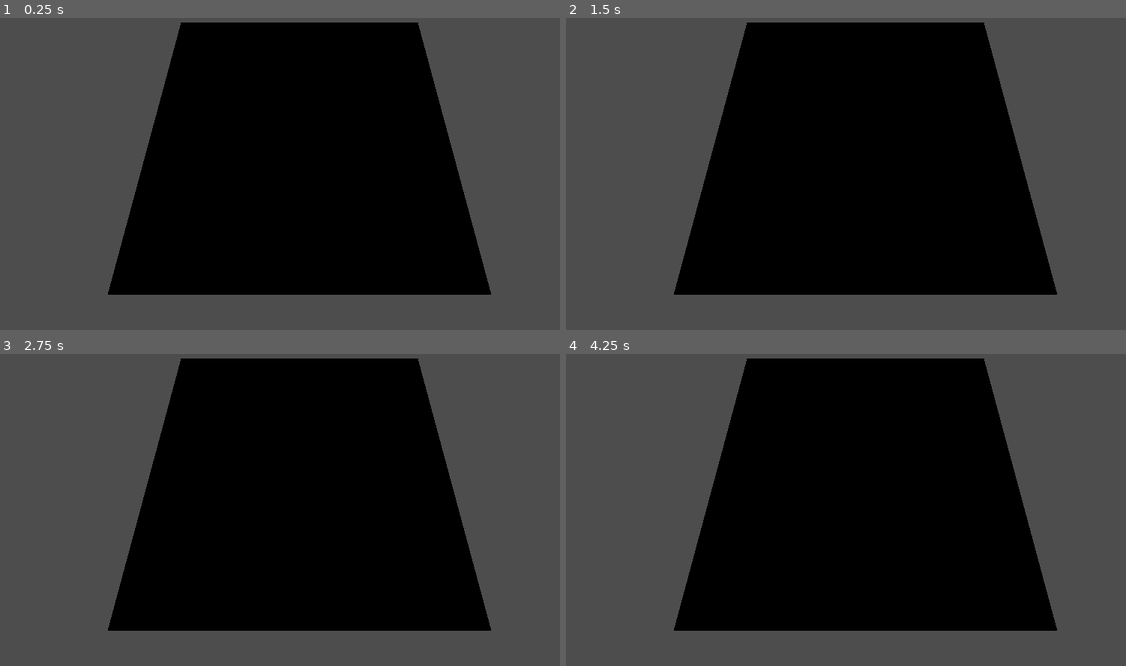
Above: before the commit, frames 1-4 (two rows, left to right).
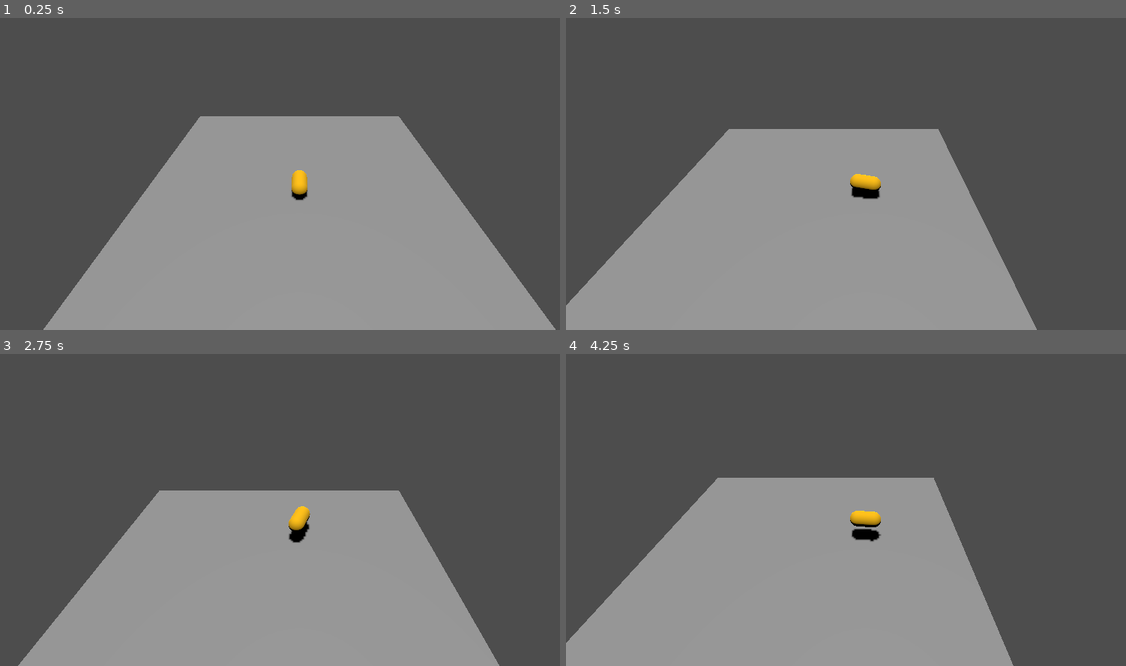
Above: after the commit, the same moments.

Repository: btoosey/LXD-Jam-24
Game: Godot game, scene res://scenes/environment.tscn
Same seed, same stepped clock (60 frames per second), same inputs: the game is played once before the commit and once after it. Before the commit the project has no main scene; this scene is started directly in both runs.
Inputs (mouse positions are in pixels of both pictures, inside the frame that each line leads up to):
- Up to frame 1 (0.25 s): no input
- Up to frame 2 (1.5 s): tap Enter at 0.5 s; move the mouse to (997, 145) at 0.52 s; press the mouse at (997, 145) at 0.53 s; move the mouse to (745, 177) at 1.27 s; release the mouse at (745, 177) at 1.28 s; click (745, 177) at 1.35 s
- Up to frame 3 (2.75 s): move the mouse to (358, 422) at 2.02 s; press the mouse at (358, 422) at 2.03 s
- Up to frame 4 (4.25 s): move the mouse to (834, 566) at 2.77 s; release the mouse at (834, 566) at 2.78 s; click (834, 566) at 2.85 s; move the mouse to (1047, 547) at 3.52 s; press the mouse at (1047, 547) at 3.53 s

The runs differ from the first frame. In frame 1, 60% of the frame differs, in the area x 7-100%, y 1-100%; in frame 2, 62%, in the area x 0-88%, y 1-100%; in frame 3, 59%; in frame 4, 61%.

Commit message:
ADD: Basic fish movement

Diff:
--- a/project.godot
+++ b/project.godot
@@ -11,8 +11,17 @@
 [application]
 
 config/name="Lxd-jam-24"
+run/main_scene="res://scenes/environment.tscn"
 config/features=PackedStringArray("4.2", "GL Compatibility")
 config/icon="res://icon.svg"
+
+[input]
+
+mouse_left={
+"deadzone": 0.5,
+"events": [Object(InputEventMouseButton,"resource_local_to_scene":false,"resource_name":"","device":-1,"window_id":0,"alt_pressed":false,"shift_pressed":false,"ctrl_pressed":false,"meta_pressed":false,"button_mask":1,"position":Vector2(157, 20),"global_position":Vector2(161, 61),"factor":1.0,"button_index":1,"canceled":false,"pressed":true,"double_click":false,"script":null)
+]
+}
 
 [rendering]
 
--- /dev/null
+++ b/scenes/camera_3d.gd
@@ -0,0 +1,8 @@
+extends Camera3D
+@onready var player = $"../Player"
+
+func _ready():
+	pass
+
+func _process(delta):
+	position = player.position + Vector3(0,10,10)
--- a/scenes/environment.tscn
+++ b/scenes/environment.tscn
@@ -1,4 +1,7 @@
-[gd_scene load_steps=3 format=3 uid="uid://b62tgy3ler8iv"]
+[gd_scene load_steps=5 format=3 uid="uid://b62tgy3ler8iv"]
+
+[ext_resource type="PackedScene" uid="uid://bepb86cncapy4" path="res://scenes/player.tscn" id="1_3dbga"]
+[ext_resource type="Script" path="res://scenes/camera_3d.gd" id="2_tqupu"]
 
 [sub_resource type="WorldBoundaryShape3D" id="WorldBoundaryShape3D_wqo3g"]
 
@@ -17,5 +20,13 @@
 [node name="MeshInstance3D" type="MeshInstance3D" parent="Floor"]
 mesh = SubResource("PlaneMesh_j1440")
 
+[node name="Player" parent="." instance=ExtResource("1_3dbga")]
+transform = Transform3D(1, 0, 0, 0, 1, 0, 0, 0, 1, 0, 1.5, 0)
+
+[node name="DirectionalLight3D" type="DirectionalLight3D" parent="."]
+transform = Transform3D(1, 0, 0, 0, -4.37114e-08, 1, 0, -1, -4.37114e-08, 0, 8.34538, 0)
+shadow_enabled = true
+
 [node name="Camera3D" type="Camera3D" parent="."]
-transform = Transform3D(-2.91066e-08, 0.934807, -0.355156, 4.57521e-08, 0.355156, 0.934807, 1, 1.096e-08, -5.31068e-08, -7.57784, 13.1487, 0)
+transform = Transform3D(1, 0, 0, 0, 0.772412, 0.635122, 0, -0.635122, 0.772412, 0, 7.71058, 5.46361)
+script = ExtResource("2_tqupu")
--- /dev/null
+++ b/scenes/player.gd
@@ -0,0 +1,38 @@
+extends CharacterBody3D
+
+const BODY_HEIGHT: float = 1.5
+const SPEED: float = 5
+
+var mouse_position: Vector2
+var target_position: Vector3
+@onready var camera_3d = $"../Camera3D"
+
+func _physics_process(_delta: float) -> void:
+	if target_position == null:
+		position = target_position
+
+
+
+	var direction = global_position.direction_to(target_position)
+	velocity = direction * SPEED
+	move_and_slide()
+
+	if position.distance_to(target_position) <= 0.1:
+		target_position = position
+
+func _input(event):
+	if event.is_action_pressed("mouse_left"):
+		shoot_ray()
+		look_at(target_position, Vector3.UP)
+
+func shoot_ray() -> void:
+	mouse_position  = get_viewport().get_mouse_position()
+	var ray_length = 1000
+	var from = camera_3d.project_ray_origin(mouse_position)
+	var to = from + camera_3d.project_ray_normal(mouse_position) * ray_length
+	var space = get_world_3d().direct_space_state
+	var ray_query = PhysicsRayQueryParameters3D.new()
+	ray_query.from = from
+	ray_query.to = to
+	var raycast_result = space.intersect_ray(ray_query)
+	target_position = raycast_result["position"] + Vector3(0,BODY_HEIGHT,0)
--- /dev/null
+++ b/scenes/player.tscn
@@ -0,0 +1,24 @@
+[gd_scene load_steps=5 format=3 uid="uid://bepb86cncapy4"]
+
+[ext_resource type="Script" path="res://scenes/player.gd" id="1_awnix"]
+
+[sub_resource type="CapsuleShape3D" id="CapsuleShape3D_nunnd"]
+
+[sub_resource type="CapsuleMesh" id="CapsuleMesh_nu7e3"]
+
+[sub_resource type="StandardMaterial3D" id="StandardMaterial3D_w3i10"]
+albedo_color = Color(1, 0.752941, 0, 1)
+
+[node name="Player" type="CharacterBody3D"]
+script = ExtResource("1_awnix")
+
+[node name="CollisionShape3D" type="CollisionShape3D" parent="."]
+transform = Transform3D(1, 0, 0, 0, -4.37114e-08, 1, 0, -1, -4.37114e-08, 0, 0, 0)
+shape = SubResource("CapsuleShape3D_nunnd")
+
+[node name="CharacterModel" type="Node3D" parent="."]
+
+[node name="MeshInstance3D" type="MeshInstance3D" parent="CharacterModel"]
+transform = Transform3D(1, 0, 0, 0, -4.37114e-08, 1, 0, -1, -4.37114e-08, 0, 0, 0)
+mesh = SubResource("CapsuleMesh_nu7e3")
+surface_material_override/0 = SubResource("StandardMaterial3D_w3i10")
